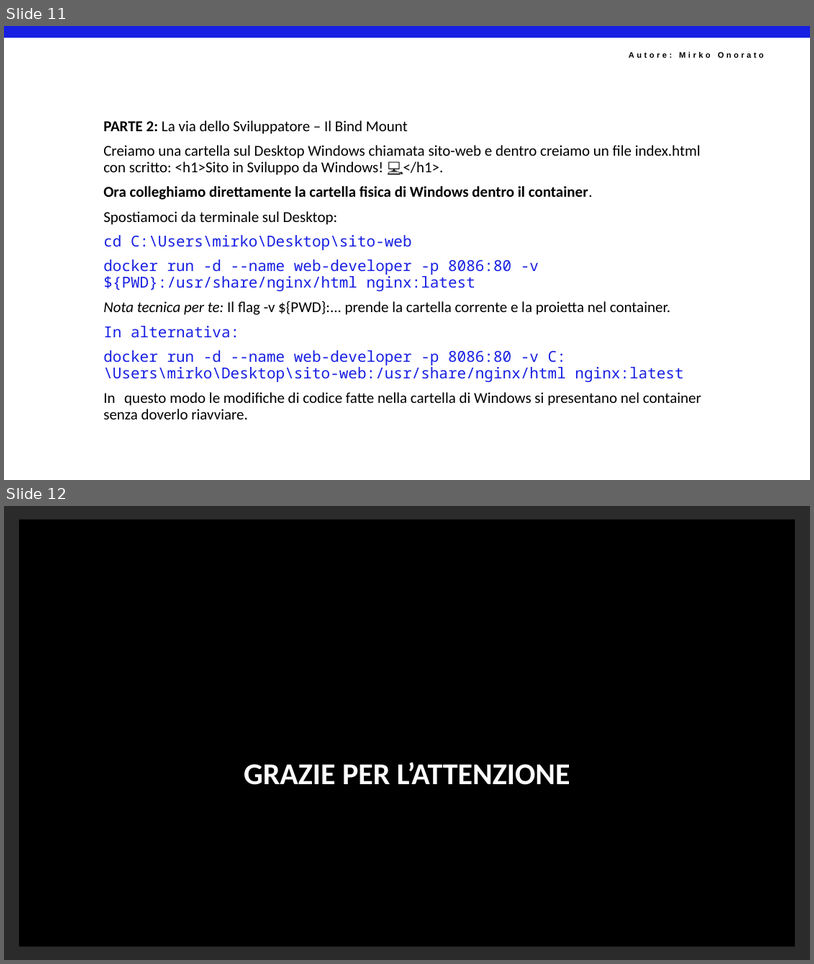
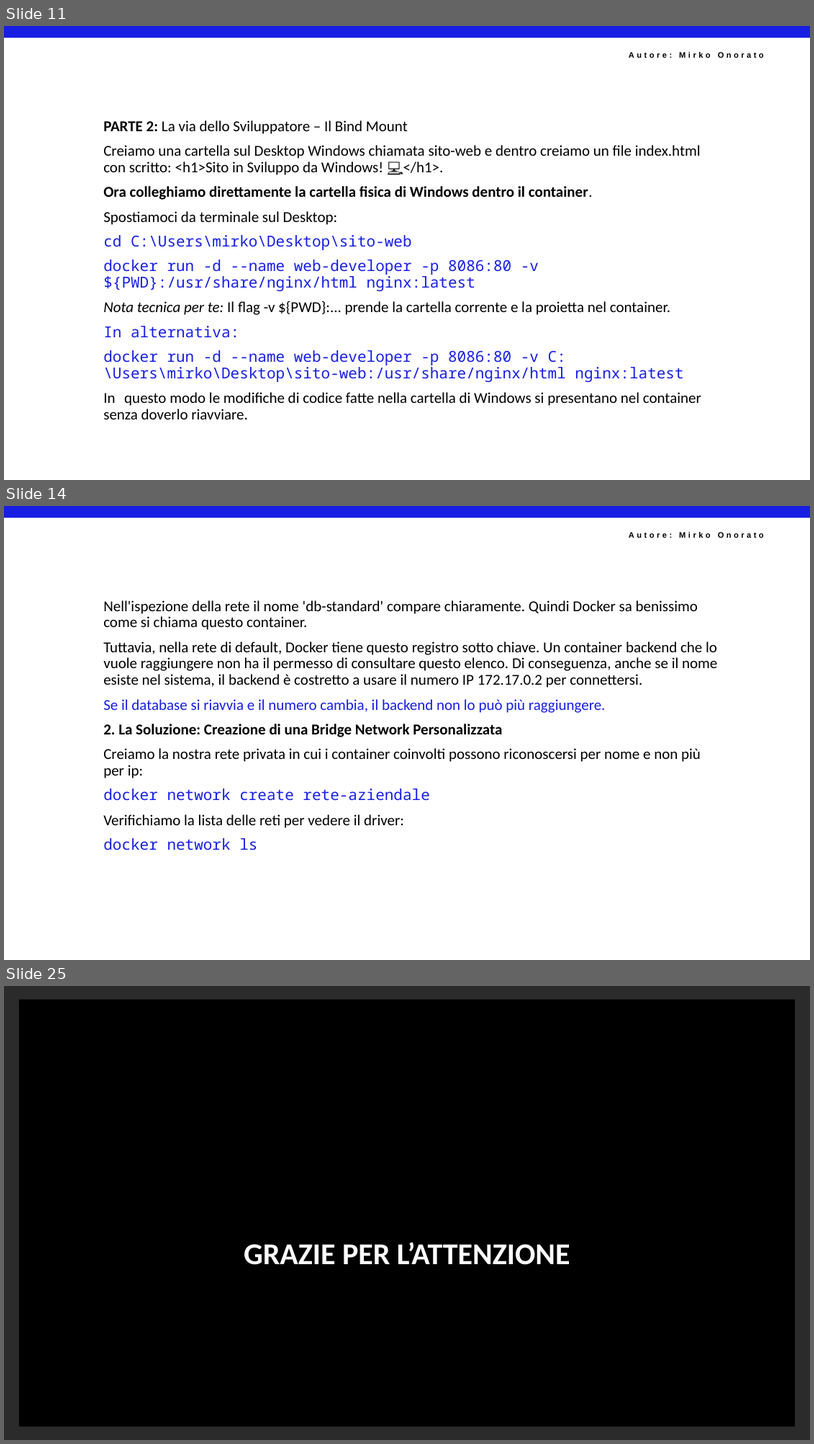
Before and after one commit to mirkoSkF/Docker-Labs, a slide deck: Raccolta esercizi - Docker Atomo.pptx. Shown one above the other, each under a label of ours: slides 11 and 12 before the commit, slides 11, 14 and 25 after it; the slides between them are not shown. The pictures are 814x964 and 814x1444 pixels, drawn with LibreOffice and Linux fonts; fonts in the diff are those of the drawing; background and template pictures are left out; a plain dark background stands for a picture behind light text. Boxes give left, top, right and bottom in pixels: in the first picture for what was removed or moved away, otherwise in the second. Text is boxed around its words. In the diff, an @@ line names an element or a change of style, - is before the commit and + after.

```diff
--- a/Raccolta esercizi - Docker Atomo.pptx
+++ b/Raccolta esercizi - Docker Atomo.pptx
@@ slide 14 added at bbox=[4, 506, 810, 960], background #FFFFFF; not listed: 2 template elements that a slide beside it also shows @@
@@ text added at bbox=[103, 600, 718, 850], 18 pt, text #000000 @@
+Nell'ispezione della rete il nome 'db-standard' compare chiaramente. Quindi Docker sa benissimo come si chiama questo container.
+Tuttavia, nella rete di default, Docker tiene questo registro sotto chiave. Un container backend che lo vuole raggiungere non ha il permesso di consultare questo elenco. Di conseguenza, anche se il nome esiste nel sistema, il backend è costretto a usare il numero IP 172.17.0.2 per connettersi.
+Se il database si riavvia e il numero cambia, il backend non lo può più raggiungere.
+2. La Soluzione: Creazione di una Bridge Network Personalizzata
+Creiamo la nostra rete privata in cui i container coinvolti possono riconoscersi per nome e non più per ip:
+docker network create rete-aziendale
+Verifichiamo la lista delle reti per vedere il driver:
+docker network ls
@@ what was slide 12 is now slide 25 @@
```
Also in this commit, not shown: 2 slides changed, 12 other slides added.
